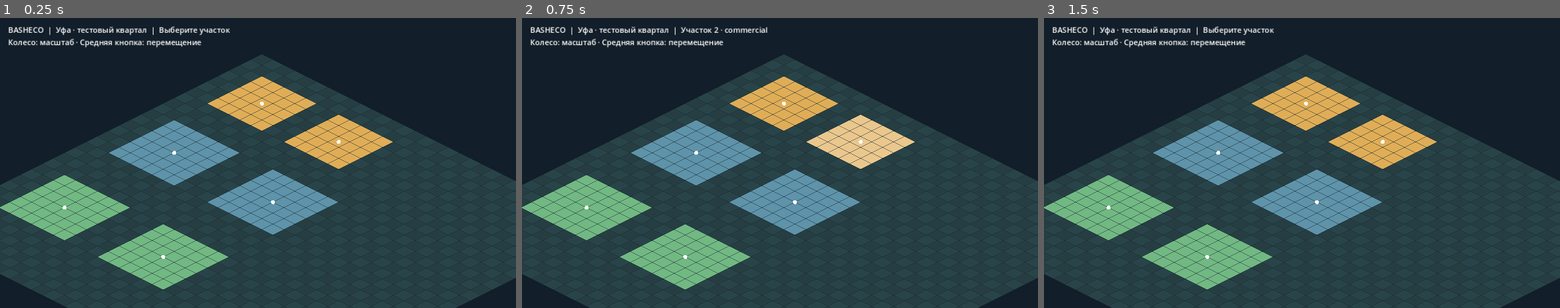
Above: before the commit, frames 1-3 (left to right).
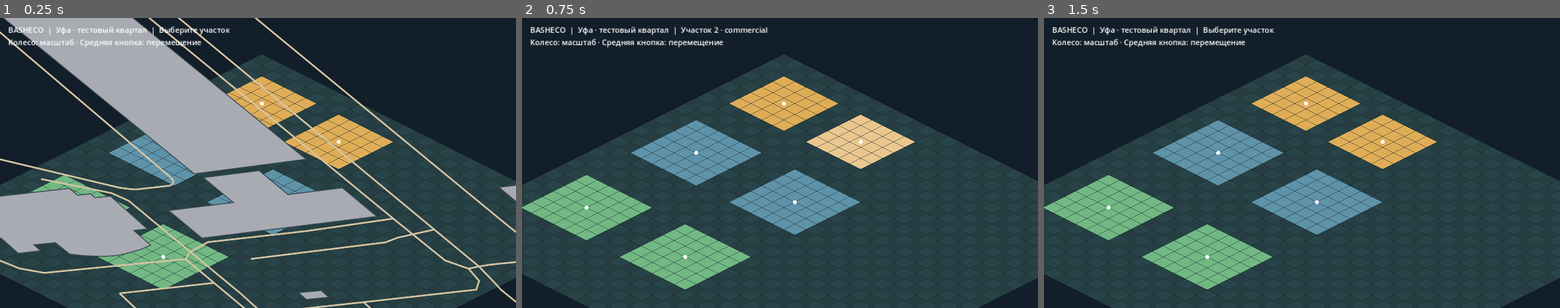
Above: after the commit, the same moments.

Repository: maillunex-lang/basheco
Game: Godot game, scene res://scenes/world.tscn
Same seed, same stepped clock (60 frames per second), same inputs: the game is played once before the commit and once after it.
Inputs (mouse positions are in pixels of both pictures, inside the frame that each line leads up to):
- Up to frame 1 (0.25 s): no input
- Up to frame 2 (0.75 s): tap Enter at 0.5 s; move the mouse to (893, 148) at 0.52 s; hold G from 0.53 s (still down); click (893, 148) at 0.67 s
- Up to frame 3 (1.5 s): release G at 1.25 s; tap Space at 1.25 s; drag from (1198, 177) to (1276, 221) at 1.27 s

The runs differ from the first frame. In frame 1, 27% of the frame differs, in the area x 0-100%, y 0-100%; in frame 2, nothing differs; in frame 3, nothing differs.

Commit message:
feat(geo): mount real OSM overlay in Godot world scene

Diff:
--- a/client/scenes/world.tscn
+++ b/client/scenes/world.tscn
@@ -1,10 +1,15 @@
-[gd_scene load_steps=3 format=3]
+[gd_scene load_steps=4 format=3]
 
 [ext_resource type="Script" path="res://scripts/world.gd" id="1_world"]
 [ext_resource type="Script" path="res://scripts/api_client.gd" id="2_api"]
 
+[ext_resource type="Script" path="res://scripts/osm_overlay.gd" id="3_osm"]
+
 [node name="World" type="Node2D"]
 script = ExtResource("1_world")
 
+[node name="OSM" type="Node2D" parent="."]
+script = ExtResource("3_osm")
+
 [node name="API" type="Node" parent="."]
 script = ExtResource("2_api")
